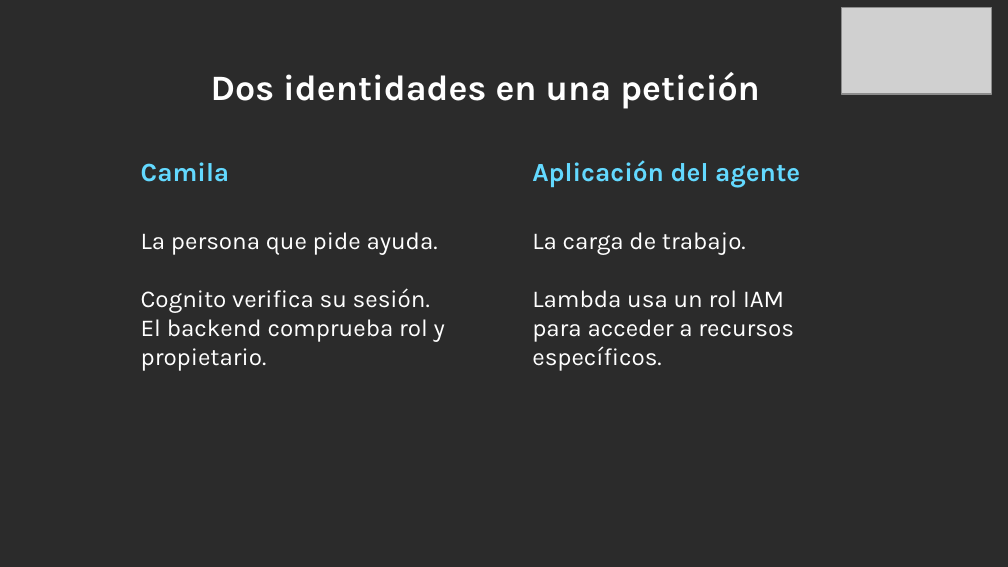
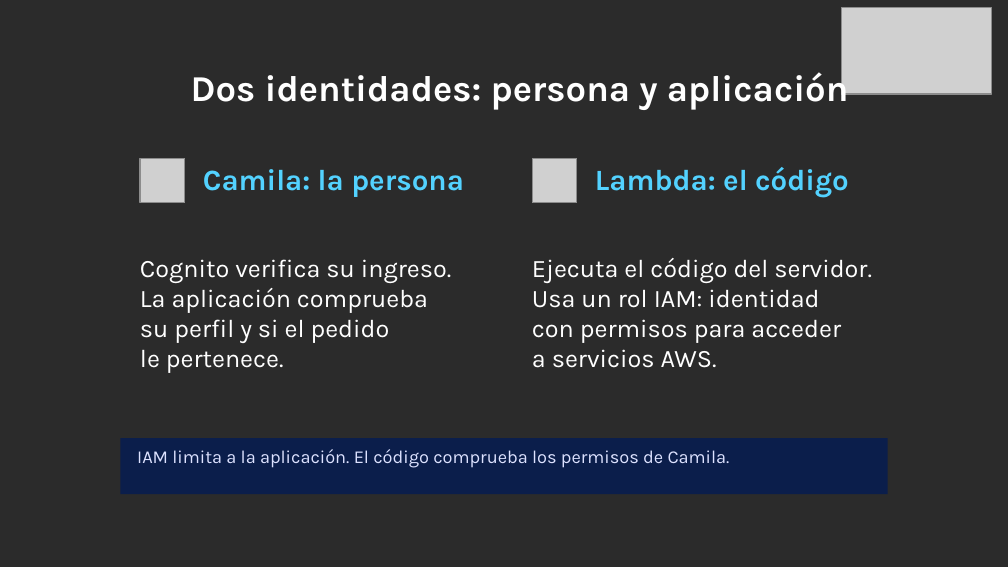
Before and after one commit to dannyfriz/aws-ecommerce-agent-demo, a slide deck: slide 11 of docs/presentaciones/Danny_Friz_SCD_2026_arquitectura_IA.pptx. Drawn at 1008x567 pixels with LibreOffice and Linux fonts; fonts in the diff are those of the drawing; grey boxes stand for pictures; background and template pictures are left out; a plain dark background stands for a picture behind light text. Boxes give left, top, right and bottom in pixels: in the first picture for what was removed or moved away, otherwise in the second. Text is boxed around its words. In the diff, an @@ line names an element or a change of style, - is before the commit and + after.

Commit message:
docs: aclarar el contenido visible de las diapositivas para estudiantes

```diff
--- a/docs/presentaciones/Danny_Friz_SCD_2026_arquitectura_IA.pptx
+++ b/docs/presentaciones/Danny_Friz_SCD_2026_arquitectura_IA.pptx
@@ text at <box>191,68,849,110</box>: text changed; size 25.5 to 26 pt @@
-Dos identidades en una petición
+Dos identidades: persona y aplicación
@@ picture added at <box>140,158,184,203</box> @@
@@ text at <box>203,169,464,197</box>: text changed; size 18.8 to 21 pt; text colour #63D9FF to #53D2FF @@
-Camila
+Camila: la persona
@@ text removed at <box>532,160,800,188</box> @@
-Aplicación del agente
@@ picture added at <box>532,158,577,203</box> @@
@@ text added at <box>595,167,849,197</box>, 21 pt, text #53D2FF, bold @@
+Lambda: el código
@@ text at <box>140,259,451,373</box>: text changed; size 17.2 to 18 pt @@
-La persona que pide ayuda.
-Cognito verifica su sesión.
-El backend comprueba rol y propietario.
+Cognito verifica su ingreso.
+La aplicación comprueba
+su perfil y si el pedido
+le pertenece.
@@ text at <box>532,258,872,368</box>: text changed; size 17.2 to 18 pt @@
-La carga de trabajo.
-Lambda usa un rol IAM
-para acceder a recursos específicos.
+Ejecuta el código del servidor.
+Usa un rol IAM: identidad
+con permisos para acceder
+a servicios AWS.
@@ rectangle added at <box>120,438,887,495</box>, fill #0B1E4B @@
@@ text added at <box>137,449,730,468</box>, 13 pt, text #DDE2FF @@
+IAM limita a la aplicación. El código comprueba los permisos de Camila.
```
Also in this commit, not shown: 23 other slides changed, 1 slide added, 1 slide removed, 4 other files.
